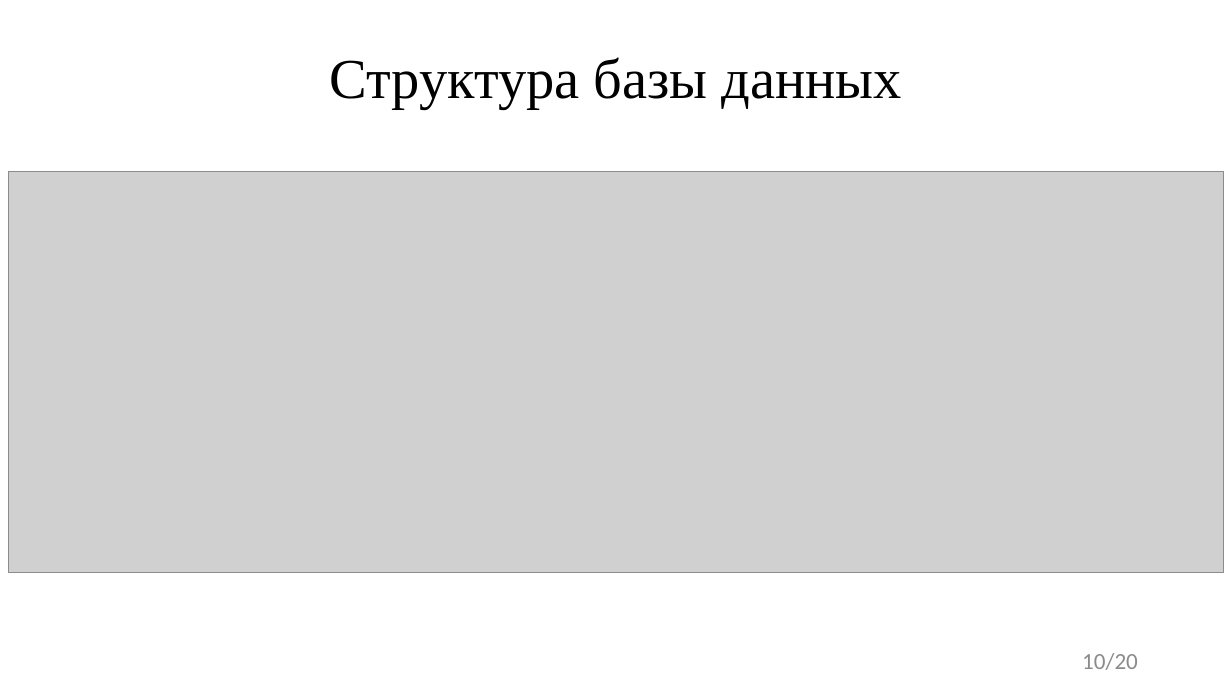
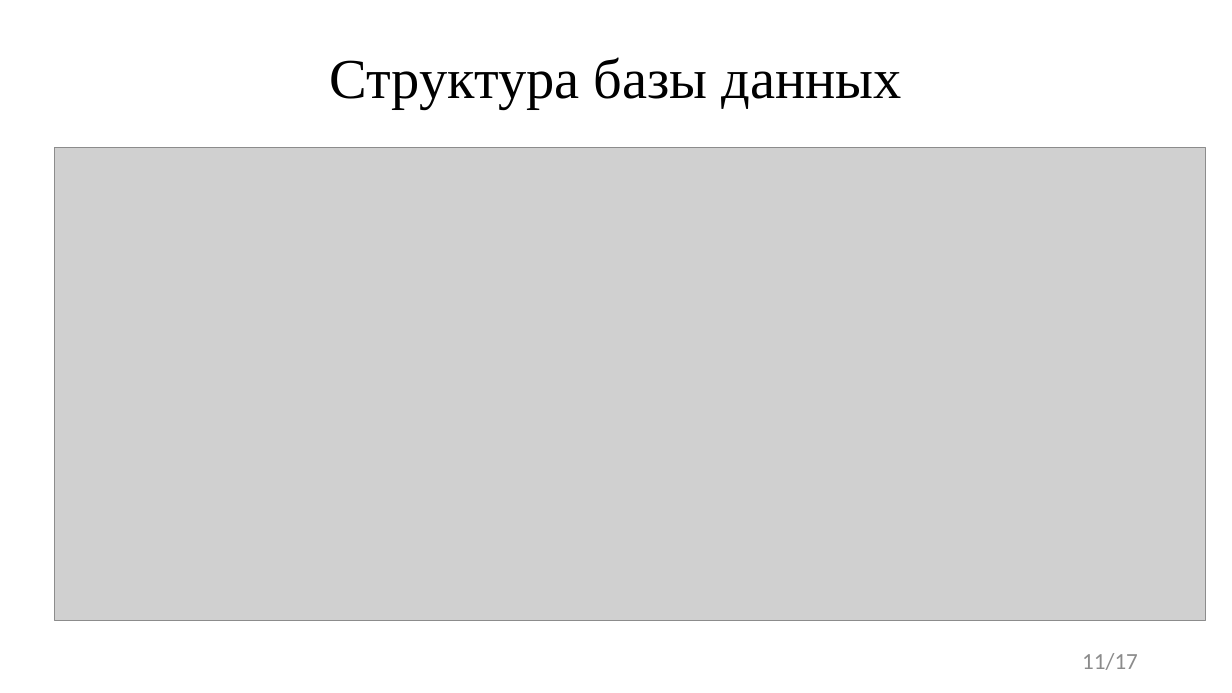
Before and after one commit to FaceMan01/Homework, a slide deck: slide 11 of Курсовая Работа/Презентация Курсовой Работы.pptx (slide 10 before the commit). Drawn at 1232x693 pixels with LibreOffice and Linux fonts; fonts in the diff are those of the drawing; grey boxes stand for pictures. Boxes give left, top, right and bottom in pixels: in the first picture for what was removed or moved away, otherwise in the second. Text is boxed around its words. In the diff, an @@ line names an element or a change of style, - is before the commit and + after.

```diff
--- a/Курсовая Работа/Презентация Курсовой Работы.pptx
+++ b/Курсовая Работа/Презентация Курсовой Работы.pptx
@@ picture: place and size @@
-picture at bbox=[8, 172, 1224, 573]
+picture at bbox=[55, 148, 1205, 620]
@@ page number at bbox=[1082, 653, 1138, 670]: text changed @@
-10/20
+11/17
```
Also in this commit, not shown: 8 other slides changed, 1 slide added, 13 other files.
